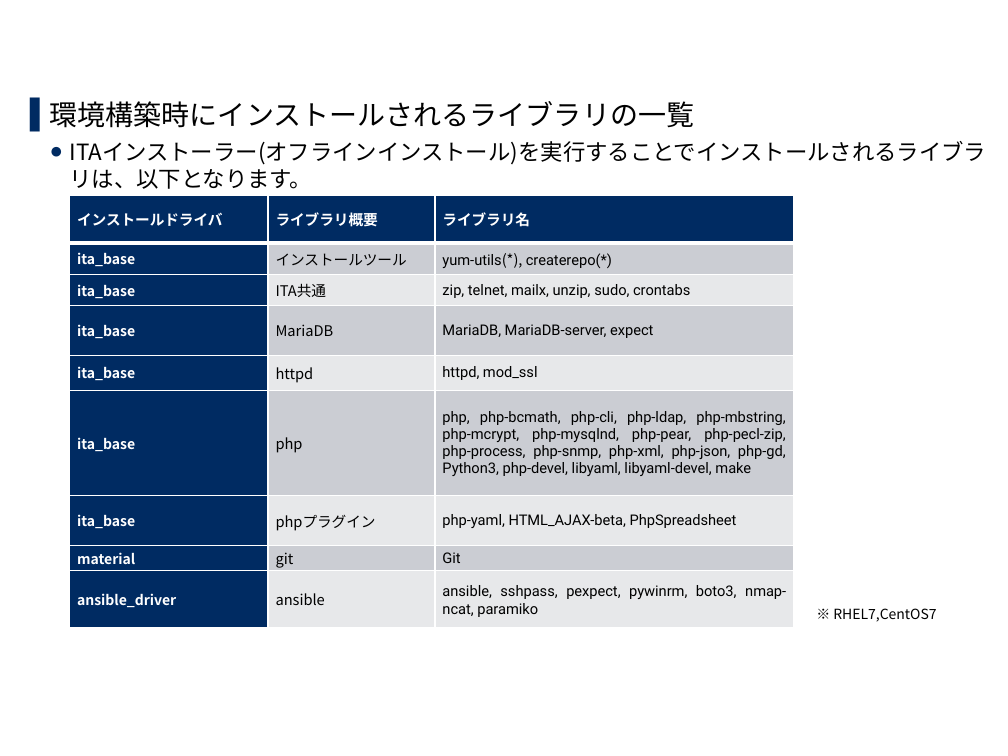
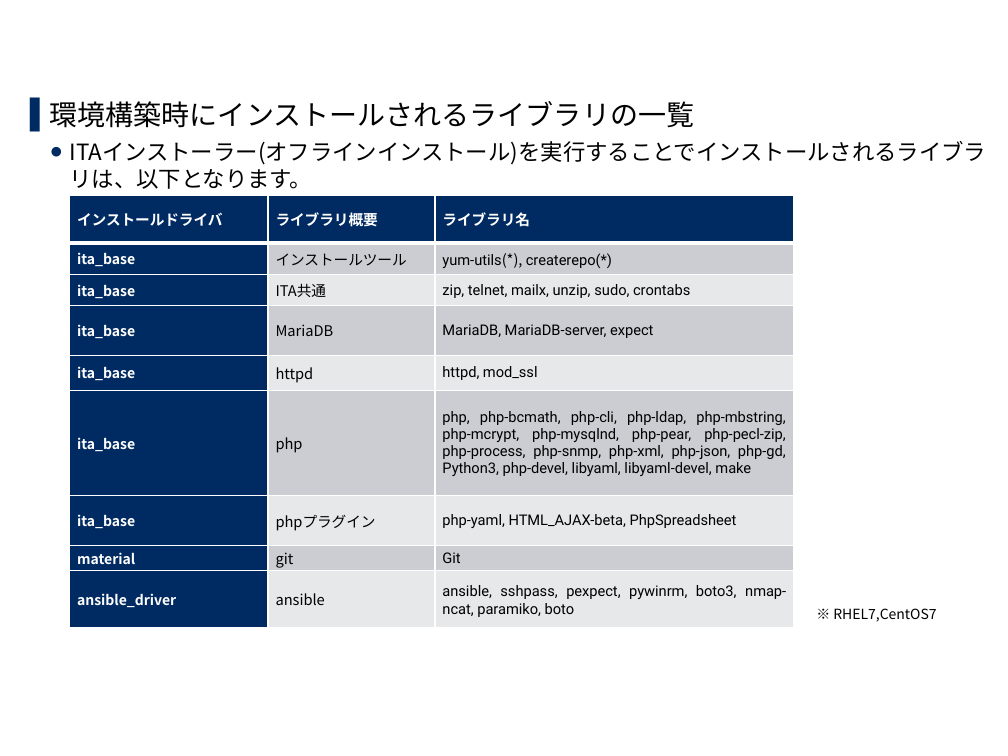
Before and after one commit to exastro-suite/it-automation-docs, a slide deck: slide 25 of asset/Learn_ja/ITA-offline-install_ja.pptx. Drawn at 1008x756 pixels with LibreOffice and Linux fonts; fonts in the diff are those of the drawing; background and template pictures are left out. Boxes give left, top, right and bottom in pixels: in the first picture for what was removed or moved away, otherwise in the second. Text is boxed around its words. In the diff, an @@ line names an element or a change of style, - is before the commit and + after.

```diff
--- a/asset/Learn_ja/ITA-offline-install_ja.pptx
+++ b/asset/Learn_ja/ITA-offline-install_ja.pptx
@@ table at box(70, 196, 794, 628) @@
-row 9, column 3: ansible, sshpass, pexpect, pywinrm, boto3, nmap-ncat, paramiko
+row 9, column 3: ansible, sshpass, pexpect, pywinrm, boto3, nmap-ncat, paramiko, boto
```
Also in this commit, not shown: 9 other slides changed, 21 other files.
